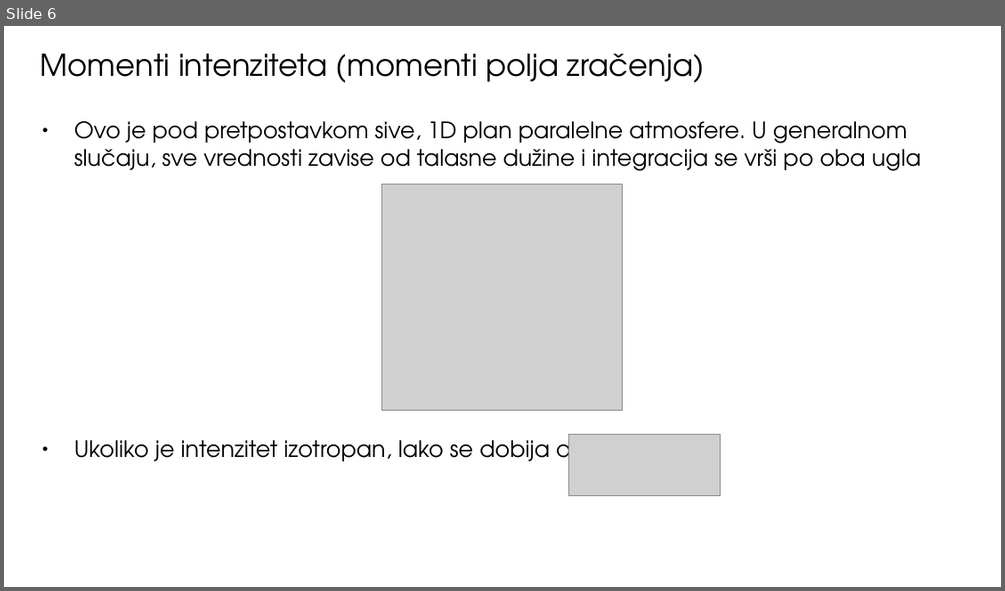
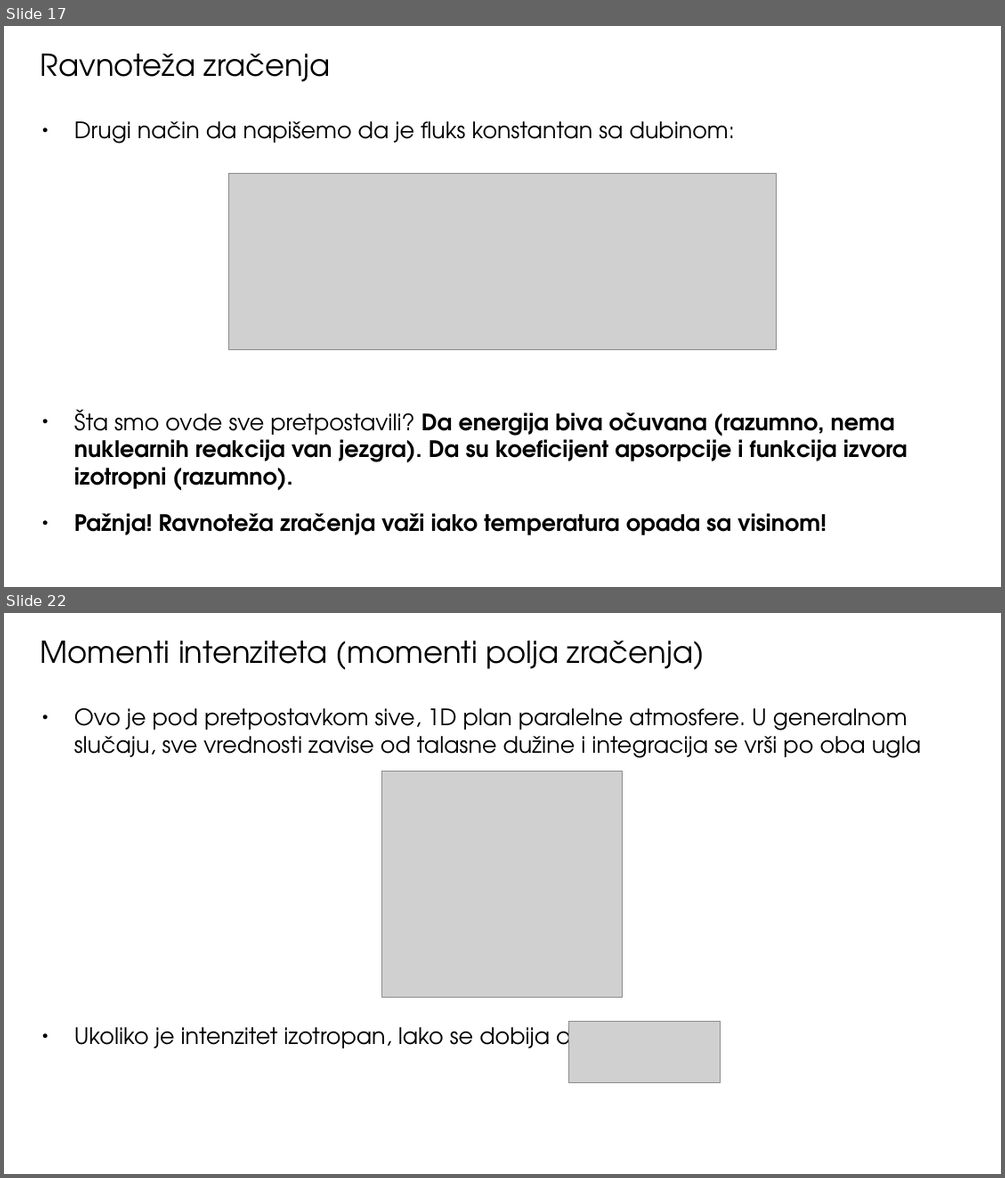
Before and after one commit to ivanzmilic/TZS_matf, a slide deck: Predavanja/Predavanje_06_Atmosfere_u_RZ.odp. Shown one above the other, each under a label of ours: slide 6 before the commit, slides 17 and 22 after it; the slides between them are not shown. The pictures are 1005x591 and 1005x1178 pixels, drawn with LibreOffice and Linux fonts; fonts in the diff are those of the drawing; grey boxes stand for pictures. Boxes give left, top, right and bottom in pixels: in the first picture for what was removed or moved away, otherwise in the second. Text is boxed around its words. In the diff, an @@ line names an element or a change of style, - is before the commit and + after.

```diff
--- a/Predavanja/Predavanje_06_Atmosfere_u_RZ.odp
+++ b/Predavanja/Predavanje_06_Atmosfere_u_RZ.odp
@@ slide 17 added at bbox=[4, 26, 1001, 587], background #FFFFFF @@
@@ title added at bbox=[40, 54, 330, 82], 24 pt, text #000000 @@
+Ravnoteža zračenja
@@ text added at bbox=[74, 121, 907, 535], 18 pt, text #000000, bold @@
+● Drugi način da napišemo da je fluks konstantan sa dubinom:
+● Šta smo ovde sve pretpostavili? Da energija biva očuvana (razumno, nema nuklearnih reakcija van jezgra). Da su koeficijent apsorpcije i funkcija izvora izotropni (razumno).
+● Pažnja! Ravnoteža zračenja važi iako temperatura opada sa visinom!
@@ picture added at bbox=[228, 174, 776, 350] @@
@@ what was slide 6 is now slide 22 @@
```
Also in this commit, not shown: 4 slides changed, 19 other slides added, 23 slides removed, 21 other files.
